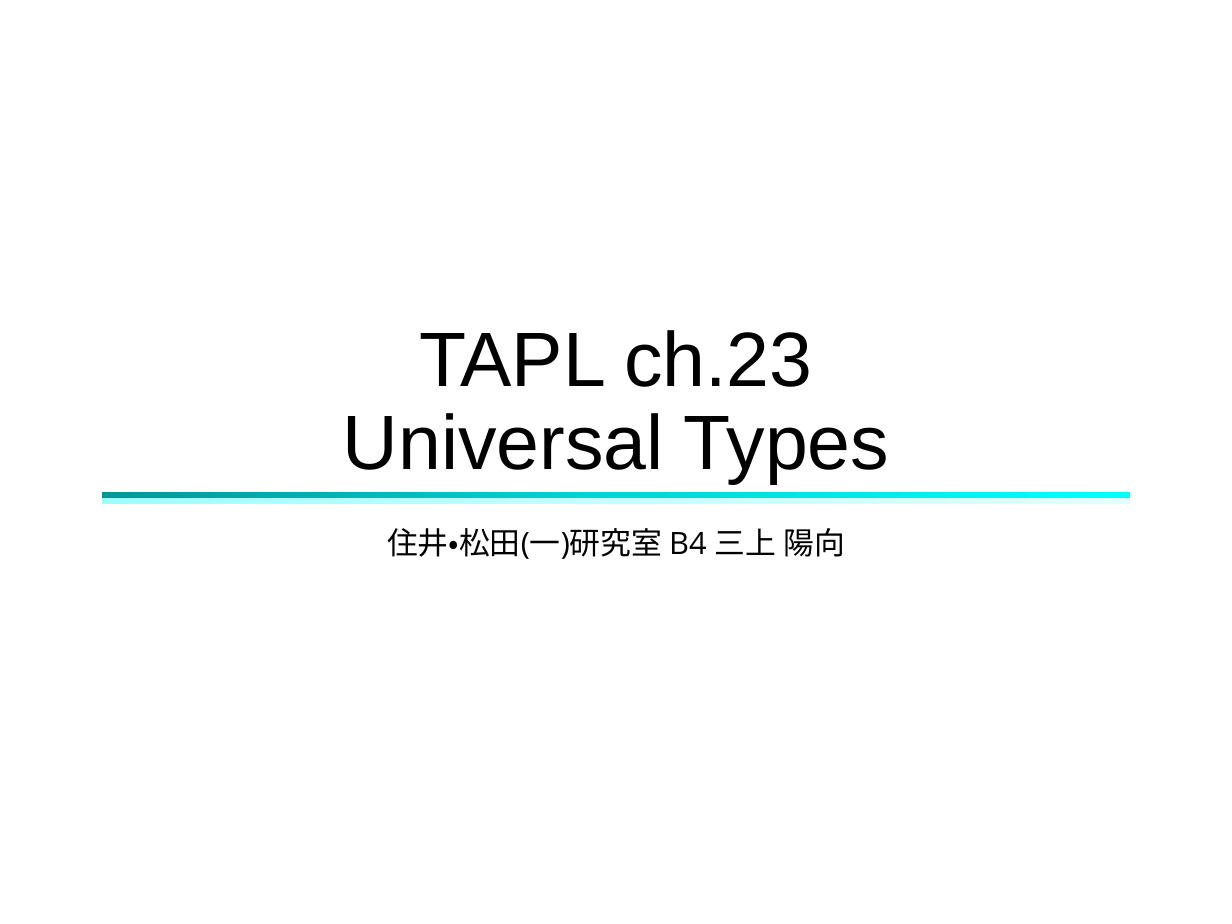
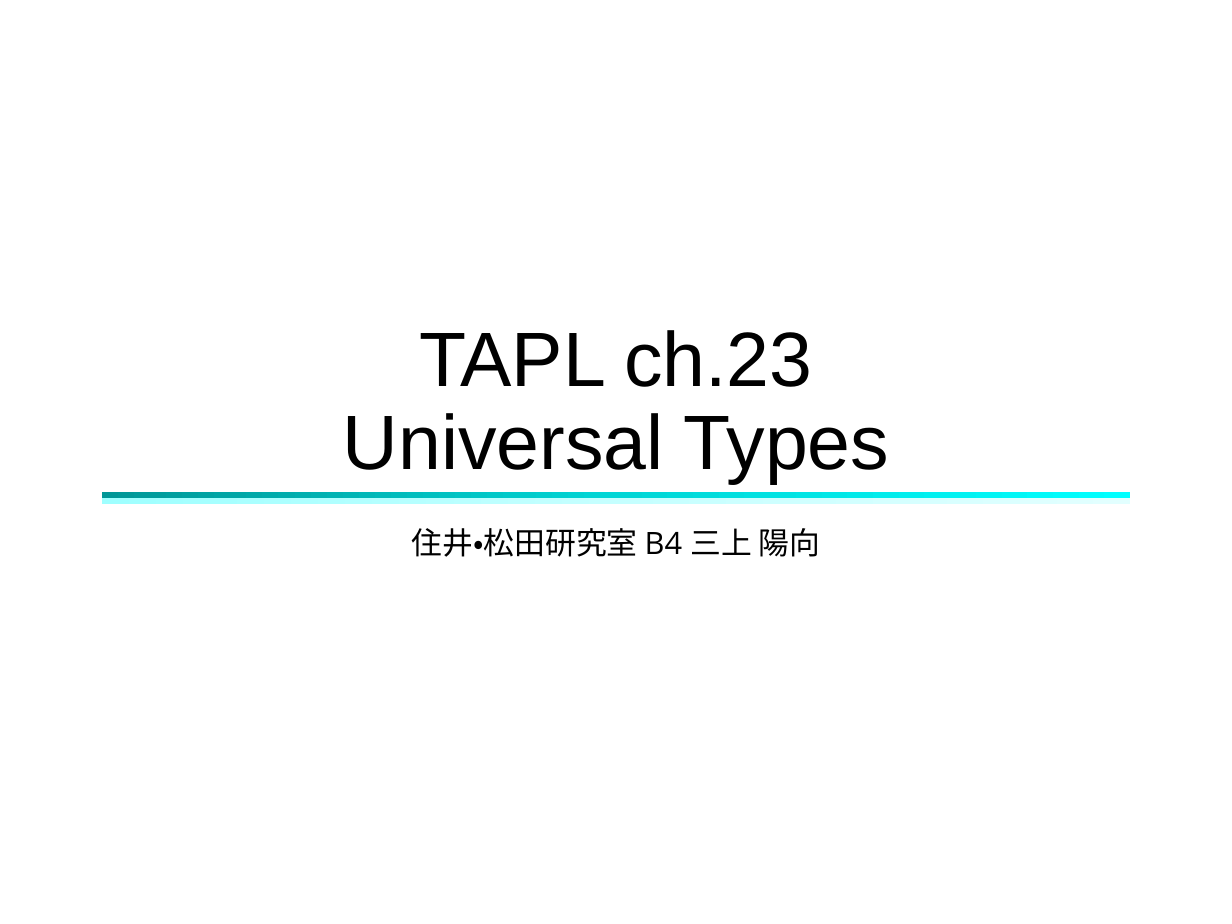
Before and after one commit to Hinata-Mikami/HinataMikami, a slide deck: slide 1 of 研究室関連/TAPL/TAPL-23.pptx. Drawn at 1232x924 pixels with LibreOffice and Linux fonts; fonts in the diff are those of the drawing. Boxes give left, top, right and bottom in pixels: in the first picture for what was removed or moved away, otherwise in the second. Text is boxed around its words. In the diff, an @@ line names an element or a change of style, - is before the commit and + after.

```diff
--- a/研究室関連/TAPL/TAPL-23.pptx
+++ b/研究室関連/TAPL/TAPL-23.pptx
@@ subtitle at [412,528,821,557]: text changed @@
-住井・松田(一)研究室 B4 三上 陽向
+住井・松田研究室 B4 三上 陽向
```
Also in this commit, not shown: 55 other files.
